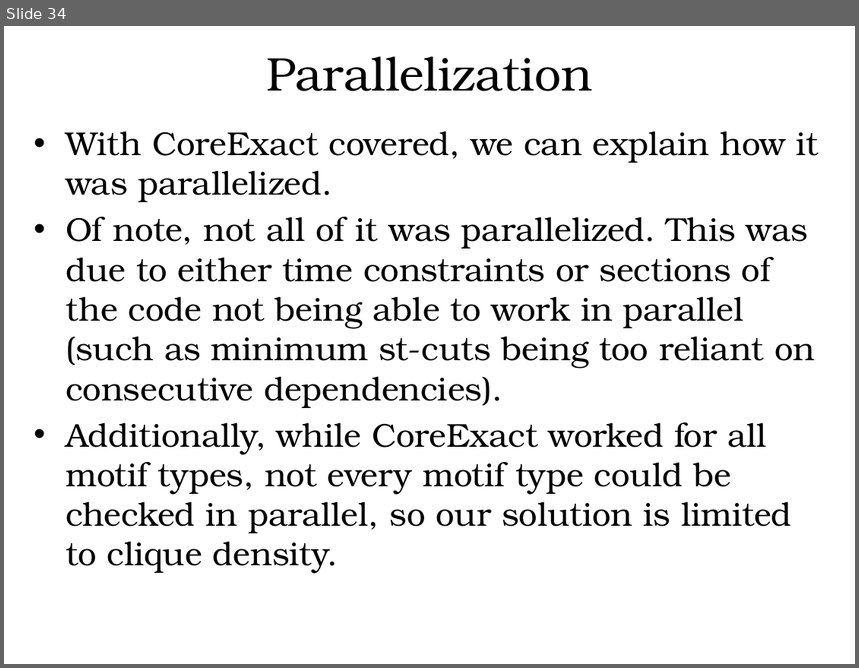
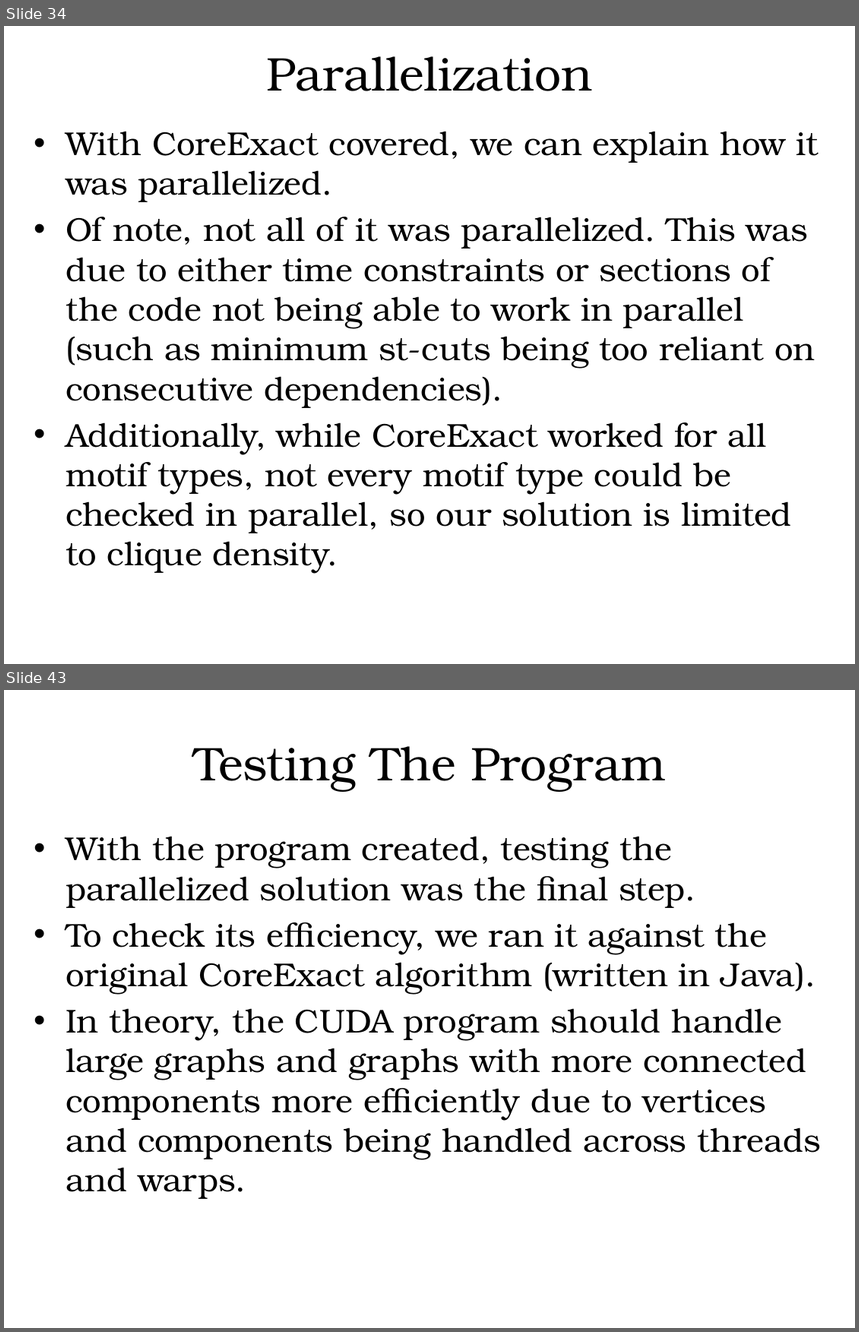
Before and after one commit to hgareau/DensestSubgraphDiscovery, a slide deck: Thesis Defense Presentation.pptx. Shown one above the other, each under a label of ours: slide 34 before the commit, slides 34 and 43 after it; the slides between them are not shown. The pictures are 859x668 and 859x1332 pixels, drawn with LibreOffice and Linux fonts; fonts in the diff are those of the drawing; background and template pictures are left out. Boxes give left, top, right and bottom in pixels: in the first picture for what was removed or moved away, otherwise in the second. Text is boxed around its words. In the diff, an @@ line names an element or a change of style, - is before the commit and + after.

```diff
--- a/Thesis Defense Presentation.pptx
+++ b/Thesis Defense Presentation.pptx
@@ slide 43 added at box(4, 690, 855, 1328), background #FFFFFF @@
@@ text added at box(193, 746, 665, 792), 40 pt, text #000000 @@
+Testing The Program
@@ text added at box(66, 836, 821, 1199), 28 pt, text #000000 @@
+• With the program created, testing the parallelized solution was the final step.
+• To check its efficiency, we ran it against the original CoreExact algorithm (written in Java).
+• In theory, the CUDA program should handle large graphs and graphs with more connected components more efficiently due to vertices and components being handled across threads and warps.
```
Also in this commit, not shown: 12 other slides added, 4 slides removed, 1 other file.
